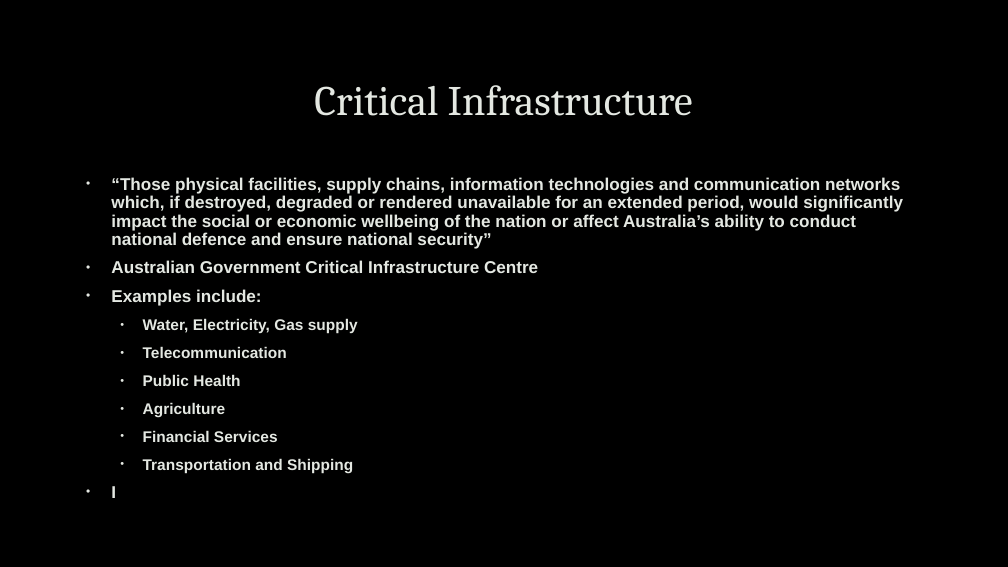
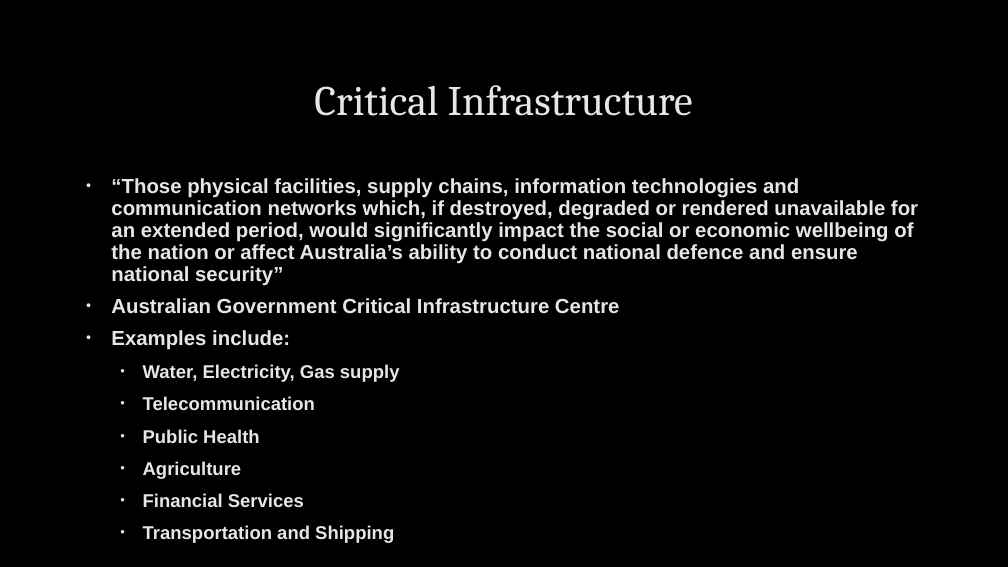
Before and after one commit to uwacsp/cits1003, a slide deck: slide 4 of Lectures/CITS1003-10 CI & CPS.pptx. Drawn at 1008x567 pixels with LibreOffice and Linux fonts; fonts in the diff are those of the drawing; background and template pictures are left out. Boxes give left, top, right and bottom in pixels: in the first picture for what was removed or moved away, otherwise in the second. Text is boxed around its words. In the diff, an @@ line names an element or a change of style, - is before the commit and + after.

```diff
--- a/Lectures/CITS1003-10 CI & CPS.pptx
+++ b/Lectures/CITS1003-10 CI & CPS.pptx
@@ text at (111, 178, 918, 507): paragraph removed @@
-• I
@@ text "“Those physical facilities, supply chains, ..." at (111, 178, 918, 507): size 16.3 to 19.4 pt in "“Those physical facilities, supply chains, information techn ...", "Australian Government Critical Infrastructure Centre", "Examples include:"; size 14.7 to 17.6 pt in "Water, Electricity, Gas supply", "Telecommunication", "Public Health", "Agriculture" and 2 more places @@
```
Also in this commit, not shown: 2 other slides changed, 2 other files.
